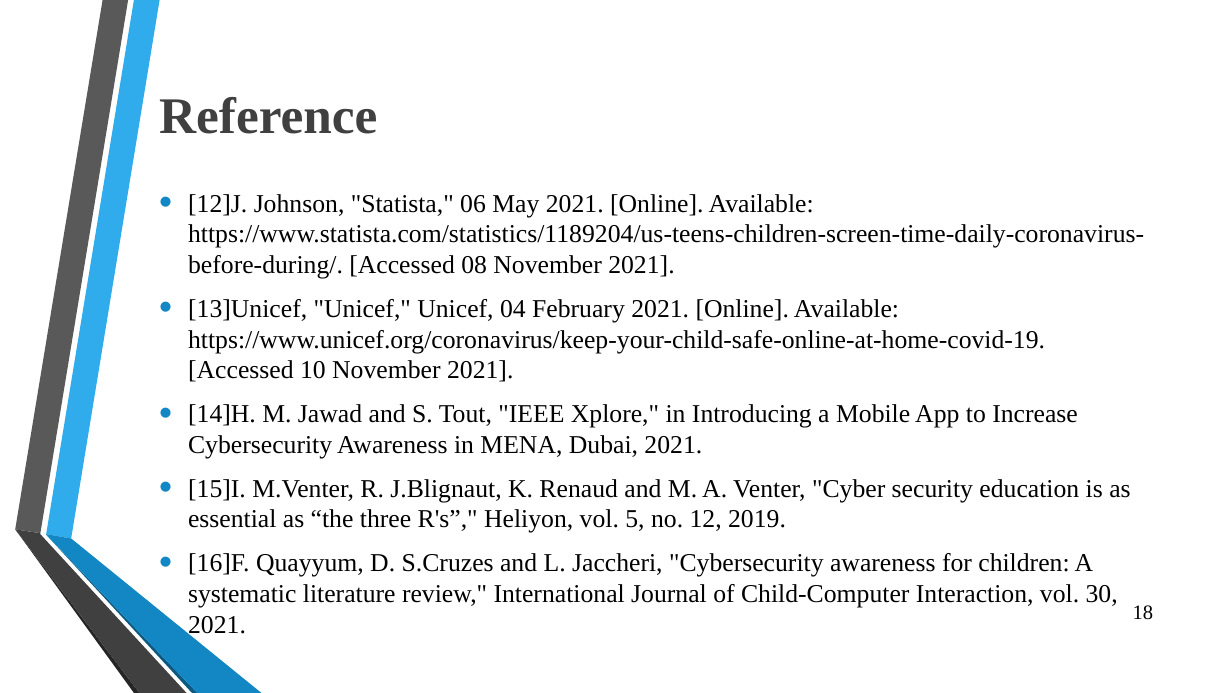
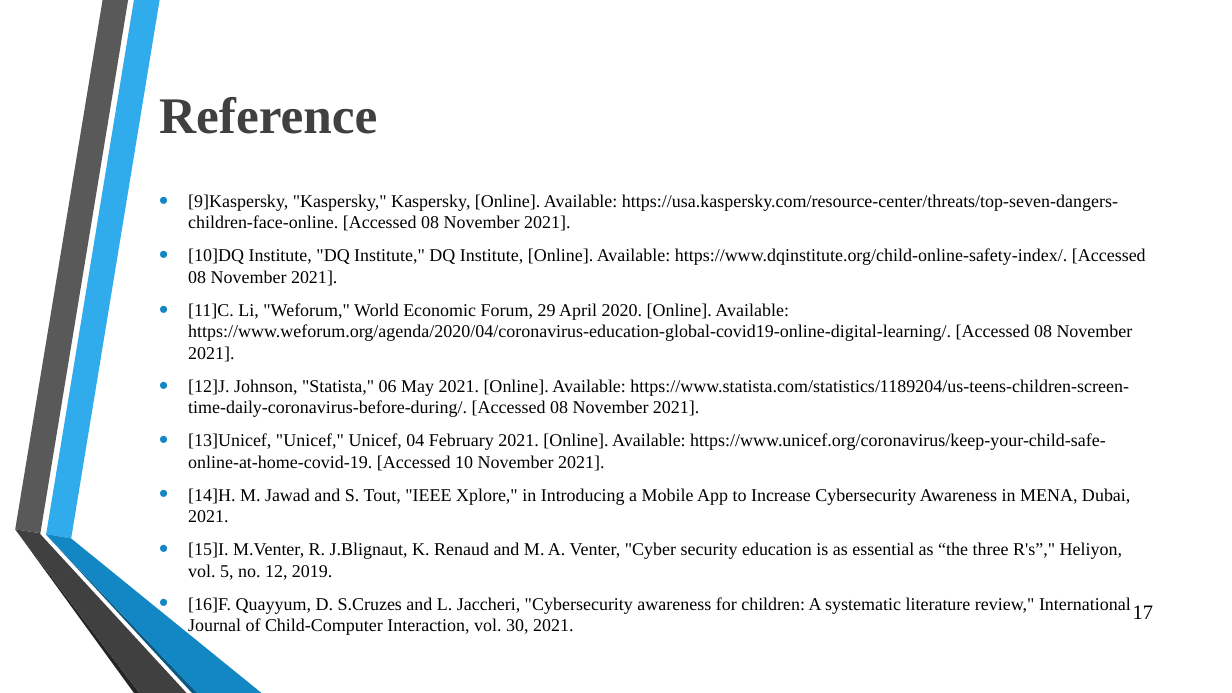
Before and after one commit to OmarSedkyUI/CyberLearningAdventureJunior, a slide deck: slide 18 of Graduation_Project_Presentation_FinalSeminar.pptx (slide 19 before the commit). Drawn at 1232x693 pixels with LibreOffice and Linux fonts; fonts in the diff are those of the drawing; background and template pictures are left out. Boxes give left, top, right and bottom in pixels: in the first picture for what was removed or moved away, otherwise in the second. Text is boxed around its words. In the diff, an @@ line names an element or a change of style, - is before the commit and + after.

```diff
--- a/Graduation_Project_Presentation_FinalSeminar.pptx
+++ b/Graduation_Project_Presentation_FinalSeminar.pptx
@@ text at <box>188,194,1146,362</box>: paragraphs added @@
+• [9]Kaspersky, "Kaspersky," Kaspersky, [Online]. Available: https://usa.kaspersky.com/resource-center/threats/top-seven-dangers-children-face-online. [Accessed 08 November 2021].
+• [10]DQ Institute, "DQ Institute," DQ Institute, [Online]. Available: https://www.dqinstitute.org/child-online-safety-index/. [Accessed 08 November 2021].
+• [11]C. Li, "Weforum," World Economic Forum, 29 April 2020. [Online]. Available: https://www.weforum.org/agenda/2020/04/coronavirus-education-global-covid19-online-digital-learning/. [Accessed 08 November 2021].
@@ text at <box>188,379,1131,636</box>: size 20 to 14 pt in "[12]J. Johnson, "Statista," 06 May 2021. [Online]. ...", "[13]Unicef, "Unicef," Unicef, 04 February 2021. [Online]. ...", "[14]H. M. Jawad and S. Tout, "IEEE ...", "[15]I. M.Venter, R. J.Blignaut, K. Renaud and ..." and 1 more places; less space between paragraphs @@
@@ page number at <box>1133,605,1153,619</box>: text changed @@
-18
+17
```
Also in this commit, not shown: 4 other slides changed, 1 slide removed.
